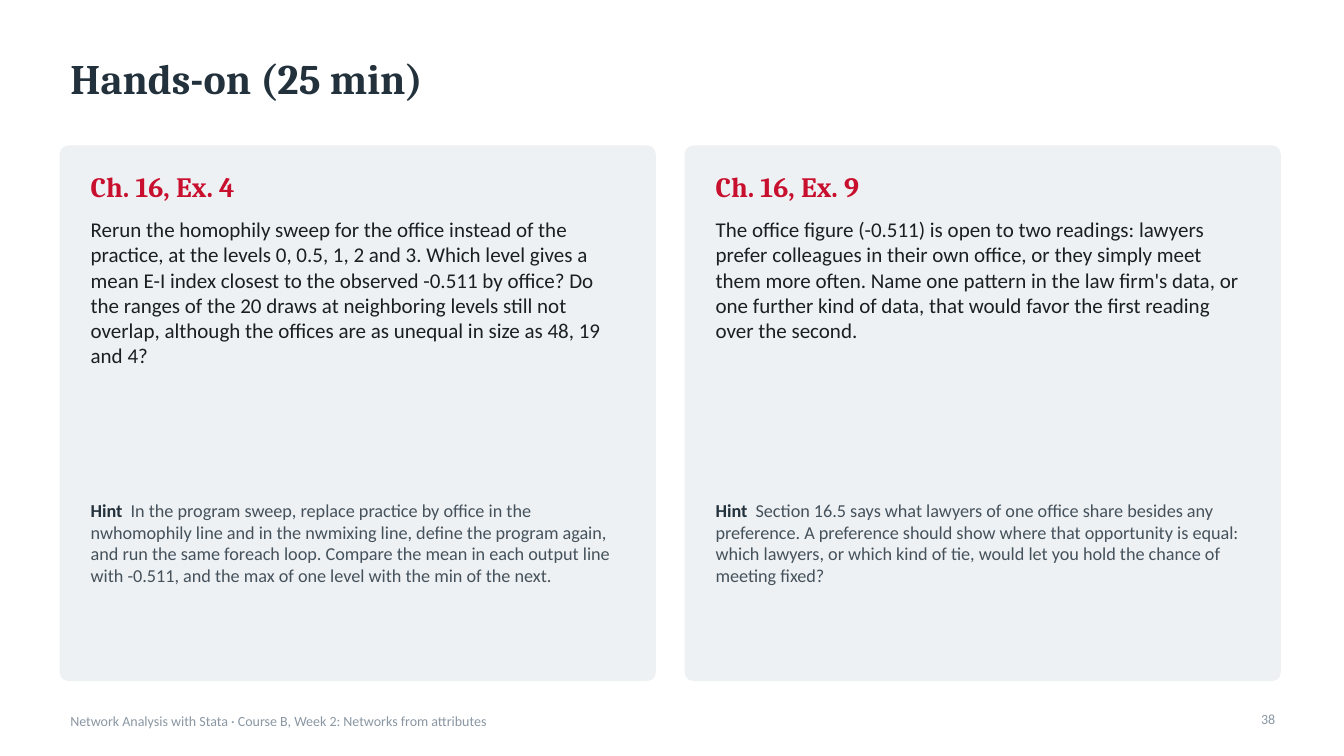
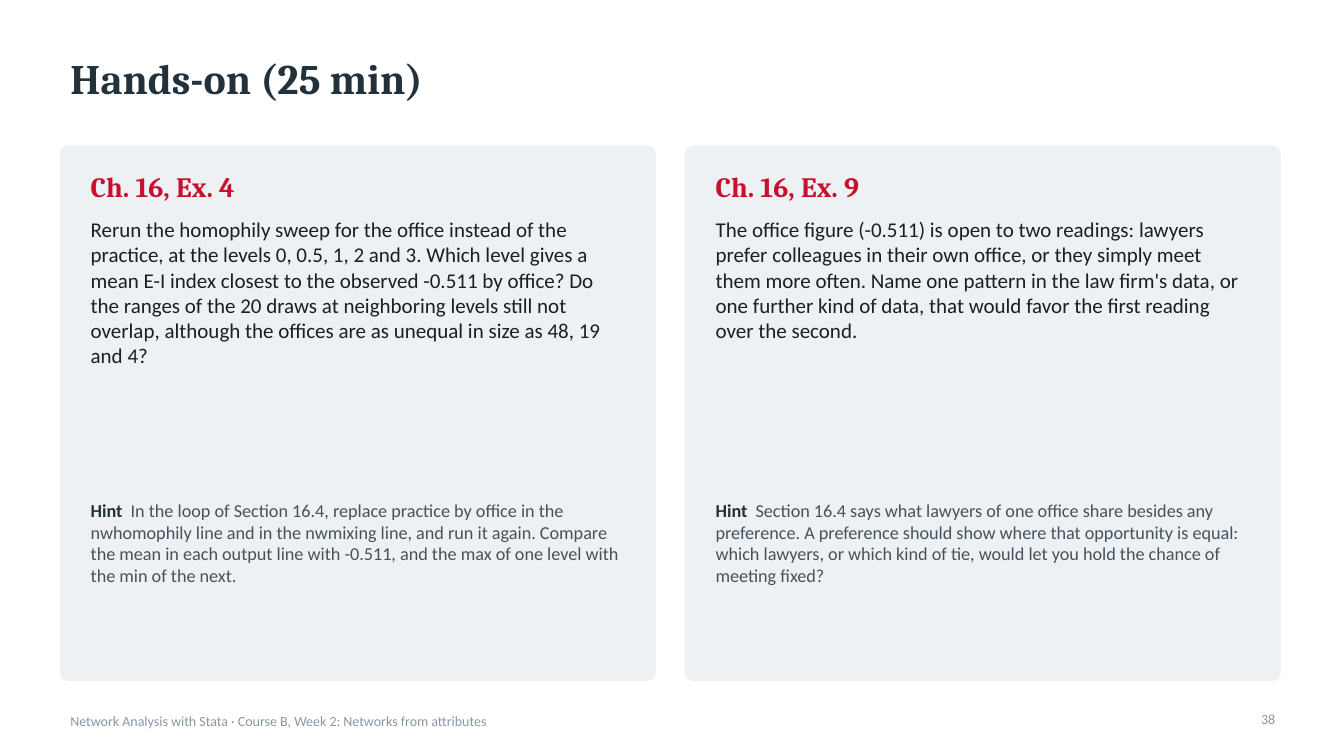
Before and after one commit to thomas-u-grund/nwcommands, a slide deck: slide 38 of website/book/teaching/slides/courseB_week02_networks_from_attributes.pptx. Drawn at 1344x756 pixels with LibreOffice and Linux fonts; fonts in the diff are those of the drawing. Boxes give left, top, right and bottom in pixels: in the first picture for what was removed or moved away, otherwise in the second. Text is boxed around its words. In the diff, an @@ line names an element or a change of style, - is before the commit and + after.

```diff
--- a/website/book/teaching/slides/courseB_week02_networks_from_attributes.pptx
+++ b/website/book/teaching/slides/courseB_week02_networks_from_attributes.pptx
@@ text at (91,504,619,582): text changed @@
-Hint In the program sweep, replace practice by office in the nwhomophily line and in the nwmixing line, define the program again, and run the same foreach loop. Compare the mean in each output line with -0.511, and the max of one level with the min of the next.
+Hint In the loop of Section 16.4, replace practice by office in the nwhomophily line and in the nwmixing line, and run it again. Compare the mean in each output line with -0.511, and the max of one level with the min of the next.
@@ text at (716,504,1239,585): text changed @@
-Hint Section 16.5 says what lawyers of one office share besides any preference. A preference should show where that opportunity is equal: which lawyers, or which kind of tie, would let you hold the chance of meeting fixed?
+Hint Section 16.4 says what lawyers of one office share besides any preference. A preference should show where that opportunity is equal: which lawyers, or which kind of tie, would let you hold the chance of meeting fixed?
```
Also in this commit, not shown: 16 other slides changed, 1 slide added, 1 slide removed, 7 other files.
